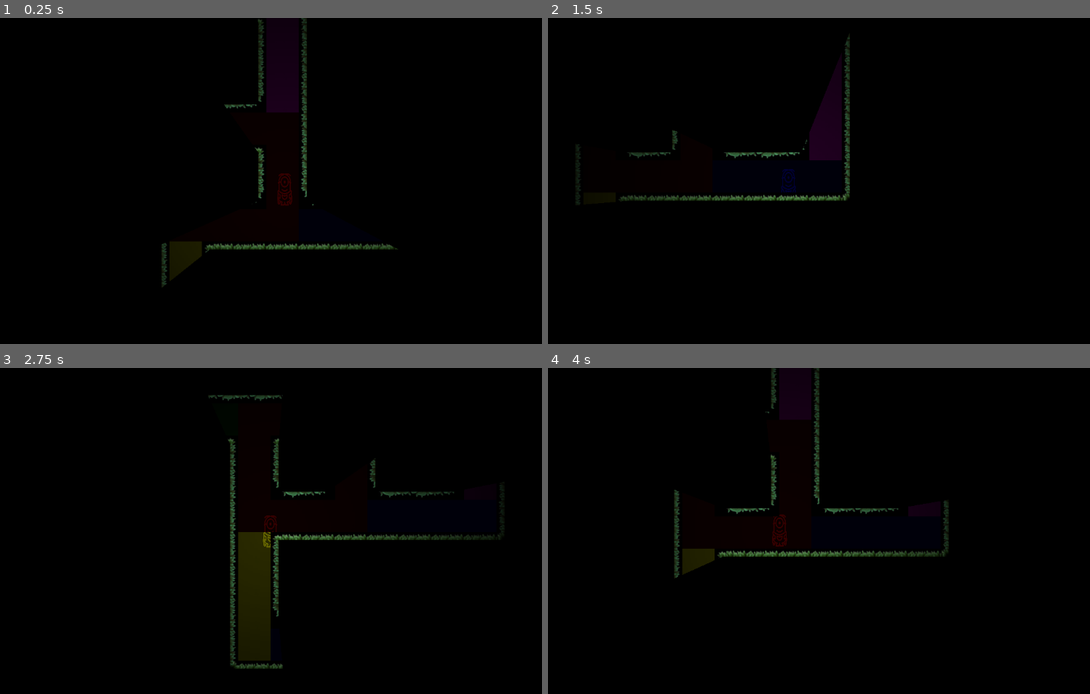
Above: before the commit, frames 1-4 (two rows, left to right).
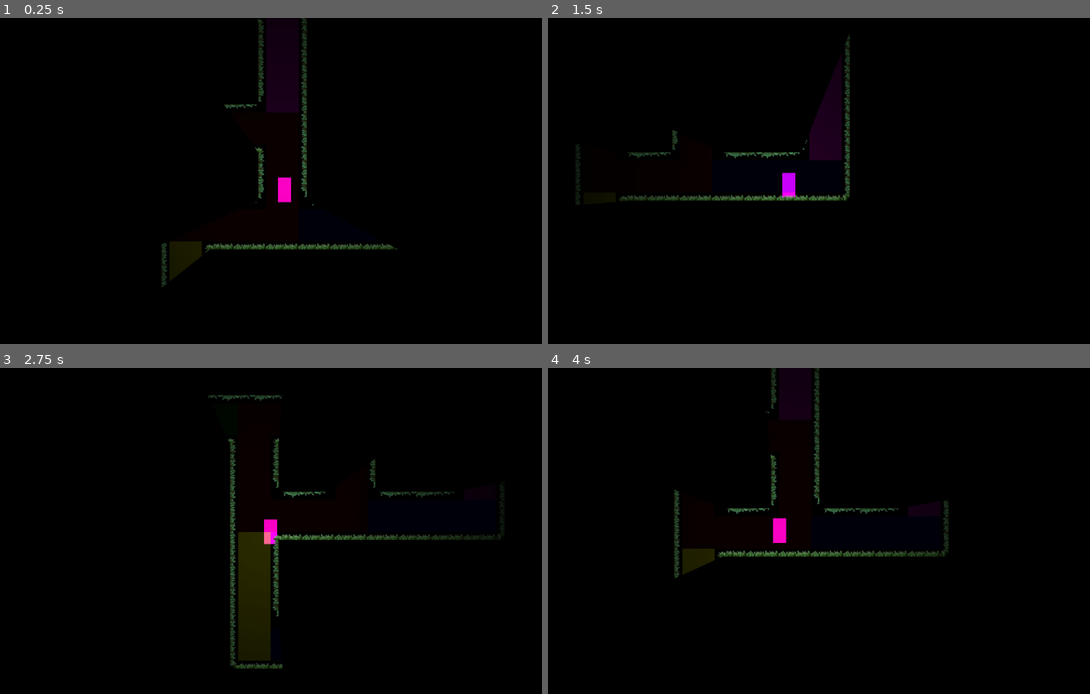
Above: after the commit, the same moments.

Repository: kit-solent/refrigerate
Game: Godot game, scene res://core/ingame.tscn
Same seed, same stepped clock (60 frames per second), same inputs: the game is played once before the commit and once after it.
Inputs:
- Up to frame 1 (0.25 s): no input
- Up to frame 2 (1.5 s): hold Right (player right) 0.53-1.28 s; tap Up (player jump) at 0.77 s; hold Left (player left) from 1.28 s (still down)
- Up to frame 3 (2.75 s): tap Up (player jump) at 1.52 s; release Left (player left) at 2.03 s; hold Right (player right) from 2.03 s (still down)
- Up to frame 4 (4 s): tap Up (player jump) at 3.02, 3.77 s; release Right (player right) at 3.53 s; hold Left (player left) from 3.53 s (still down)

The runs differ from the first frame. In frame 1, 0.2% of the frame differs, in the area x 51-54%, y 47-58%; in frame 2, 0.2%; in frame 3, 0.2%; in frame 4, 0.2%.

Commit message:
SaveBot commit at 2024-07-11 13:13:08

Diff:
--- a/core/map.gd
+++ b/core/map.gd
@@ -36,7 +36,7 @@
 		for i in shapes:
 			var new=Area2D.new()
 			new.add_child(CollisionPolygon2D.new())
-			new.get_child(0).polygon=i
+			new.get_child(0).polygon=Geometry2D.offset_polygon(i,tile_set.tile_size.x/2)
 			add_child(new)
 
 func _ready():
--- a/core/player/player.tscn
+++ b/core/player/player.tscn
@@ -1,7 +1,6 @@
 [gd_scene load_steps=7 format=3 uid="uid://d0un0qo6u4dpf"]
 
 [ext_resource type="Script" path="res://core/player/player.gd" id="1_ryxhe"]
-[ext_resource type="Texture2D" uid="uid://bksvfbykbmg0t" path="res://core/assets/PLACEHOLDER_player.svg" id="2_xcf2i"]
 
 [sub_resource type="CapsuleShape2D" id="CapsuleShape2D_6jli1"]
 radius = 16.0
@@ -17,6 +16,9 @@
 fill = 1
 fill_from = Vector2(0.5, 0.5)
 fill_to = Vector2(0, 0)
+
+[sub_resource type="PlaceholderTexture2D" id="PlaceholderTexture2D_ijsmq"]
+size = Vector2(120, 1)
 
 [sub_resource type="CircleShape2D" id="CircleShape2D_7aeql"]
 radius = 16.0
@@ -39,8 +41,9 @@
 texture_scale = 20.0
 
 [node name="sprite" type="Sprite2D" parent="."]
-scale = Vector2(0.0965795, 0.128773)
-texture = ExtResource("2_xcf2i")
+position = Vector2(-1.19209e-07, 0.500002)
+scale = Vector2(0.216667, 49)
+texture = SubResource("PlaceholderTexture2D_ijsmq")
 
 [node name="topdown_collision" type="CollisionShape2D" parent="."]
 visible = false
--- a/project.godot
+++ b/project.godot
@@ -13,6 +13,7 @@
 config/name="base"
 run/main_scene="res://core/ingame.tscn"
 config/features=PackedStringArray("4.2", "Forward Plus")
+boot_splash/bg_color=Color(0, 0, 0, 1)
 config/icon="res://core/assets/icon.svg"
 
 [autoload]
